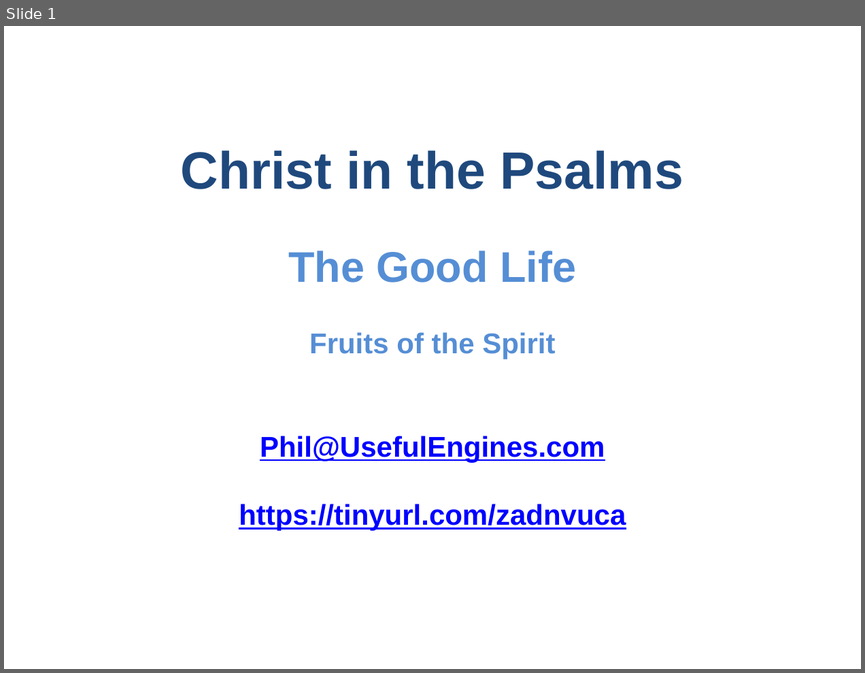
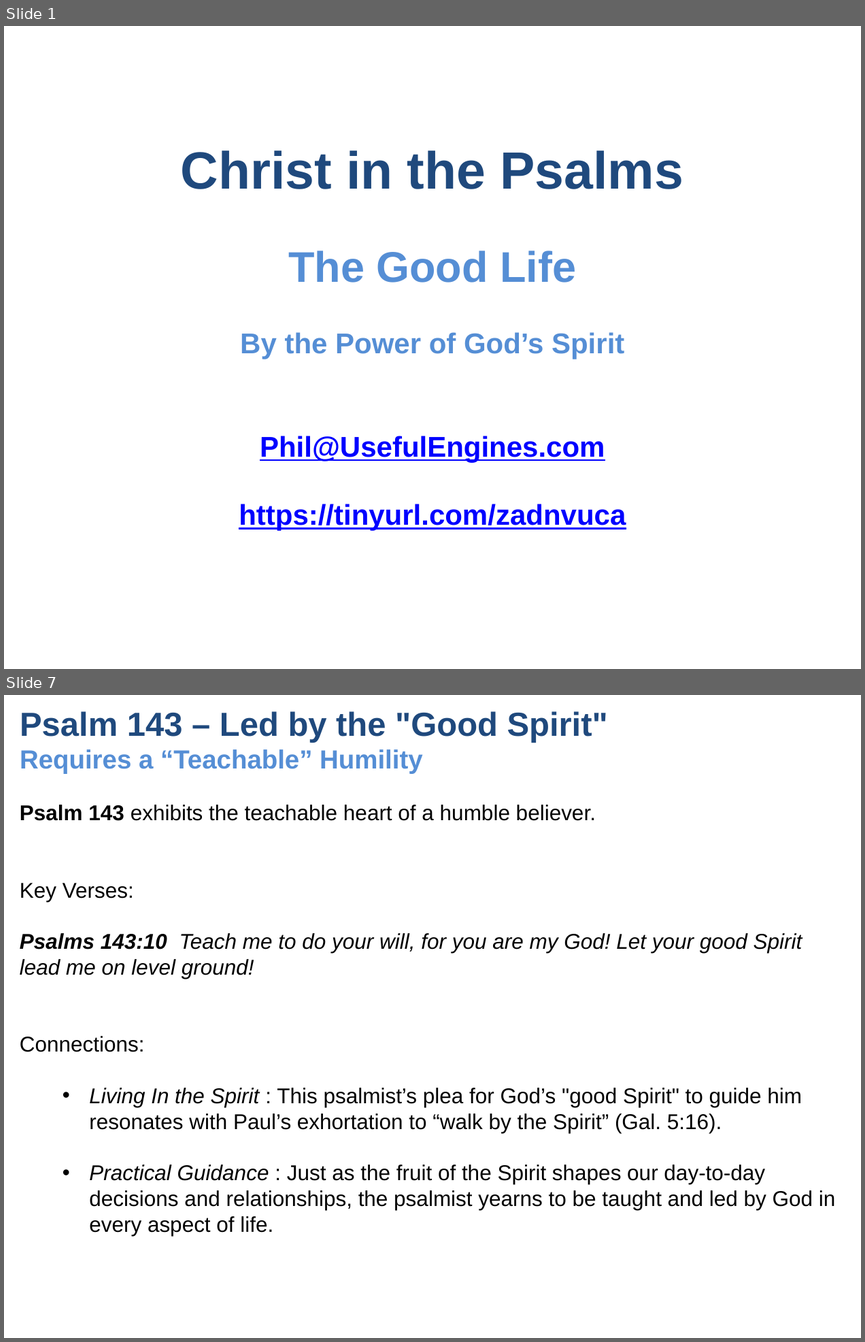
Before and after one commit to UsefulEngines/EvangelismPublic, a slide deck: 2024-Q4/2024-12-29/2024-12-29-Psalms.pptx. Shown one above the other, each under a label of ours: slide 1 before the commit, slides 1 and 7 after it; the slides between them are not shown. The pictures are 865x673 and 865x1342 pixels, drawn with LibreOffice and Linux fonts; fonts in the diff are those of the drawing. Boxes give left, top, right and bottom in pixels: in the first picture for what was removed or moved away, otherwise in the second. Text is boxed around its words. In the diff, an @@ line names an element or a change of style, - is before the commit and + after.

```diff
--- a/2024-Q4/2024-12-29/2024-12-29-Psalms.pptx
+++ b/2024-Q4/2024-12-29/2024-12-29-Psalms.pptx
@@ slide 7 added at [4, 695, 861, 1338], background #FFFFFF @@
@@ title added at [20, 711, 608, 774], 28 pt, text #1F497D, bold @@
+Psalm 143 – Led by the "Good Spirit"
+Requires a “Teachable” Humility
@@ text added at [20, 804, 836, 1236], 18 pt, text #000000 @@
+Psalm 143 exhibits the teachable heart of a humble believer.
+Key Verses:
+Psalms 143:10 Teach me to do your will, for you are my God! Let your good Spirit lead me on level ground!
+Connections:
+  • Living In the Spirit : This psalmist’s plea for God’s "good Spirit" to guide him resonates with Paul’s exhortation to “walk by the Spirit” (Gal. 5:16).
+  • Practical Guidance : Just as the fruit of the Spirit shapes our day-to-day decisions and relationships, the psalmist yearns to be taught and led by God in every aspect of life.
@@ slide 1 changed as well @@
@@ text at [240, 332, 624, 359]: text changed @@
-Fruits of the Spirit
+By the Power of God’s Spirit
```
Also in this commit, not shown: 2 other slides changed, 5 other slides added, 8 slides removed, 1 other file.
